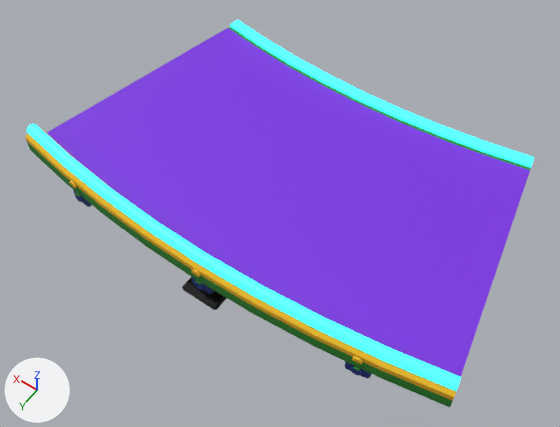
The glTF model models/ConveyorSegment.glb: old version first, new version second.
The view is the same before and after, from a 50 mm camera at (-18.1, 96.4, 39.5) aimed at (-0.3, 71.5, 0.5). Arrows for +X, +Y and +Z are at lower left; the lights stay in place. The older version comes first. Where no turn or scale is listed for an object, it has been applied to the vertices. Vertices at exactly the same position are counted once.

The first picture shows 'Belt', 'Frame', 'RailInner', 'RailOuter'.
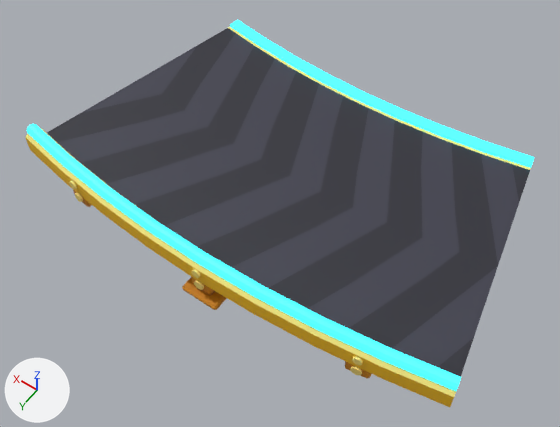
Pixel boxes [x1, y1, x2, y2] of what changed, in the pictures (560 x 427 px):
'RailInner', recoloured: [230, 24, 532, 168] in both
part 1 of me_belt, surface changed (purple to grey): [47, 28, 530, 377] in both
part 2 of me_frame, surface changed: [25, 27, 531, 407] in both
part 3 of me_railouter, surface changed: [27, 131, 461, 391] in both

The edits, one by one:
Material 'CasinoPaletteNeon' (mat_casinopaletteneon) is new.
Uses the picture img_casinopalette.
me_belt has 104 vertices, 136 faces and spans x -15.2..15.2, y 60.8..78.0, z 2.0..2.5.
me_belt is used by ob_belt; location (0.0, 0.0, 0.0).
me_belt part 1: texture (UV) coordinates of 136 of 136 faces, centred in x -14.6..13.4, y 61.3..77.8, z 2.0..2.5, changed; they spanned u 0.14..0.16, v 0.08..0.92 and now span u 0.55..0.64, v 0.78..0.97.
me_frame has 510 vertices, 808 faces and spans x -15.5..15.5, y 59.6..79.4, z 0.0..3.4.
me_frame is used by ob_frame; location (0.0, 0.0, 0.0).
me_frame part 2: texture (UV) coordinates of 808 of 808 faces, centred in x -14.2..14.2, y 59.8..79.4, z 0.0..3.4, changed; they spanned u 0.0..0.03, v 0.08..0.92 and now span u 0.02..0.11, v 0.78..0.97.
me_railinner has 36 vertices, 48 faces and spans x -12.1..12.1, y 59.8..61.8, z 2.5..2.7.
me_railinner no longer uses material mat_neon_neoncyan (cyan #3ff4ff, glowing cyan #3ff4ff).
me_railinner gains material mat_casinopaletteneon.
me_railouter has 63 vertices, 96 faces and spans x -15.4..15.4, y 76.7..79.0, z 3.4..3.8.
me_railouter is used by ob_railouter; location (0.0, 0.0, 0.0).
me_railouter no longer uses material mat_neon_neoncyan (cyan #3ff4ff, glowing cyan #3ff4ff).
me_railouter part 3: texture (UV) coordinates of 96 of 96 faces, centred in x -14.1..14.1, y 76.9..79.0, z 3.5..3.8, changed; they spanned u 0.2..0.2, v 0.5..0.5 and now span u 0.8..0.8, v 0.88..0.88.
me_railouter gains material mat_casinopaletteneon.
